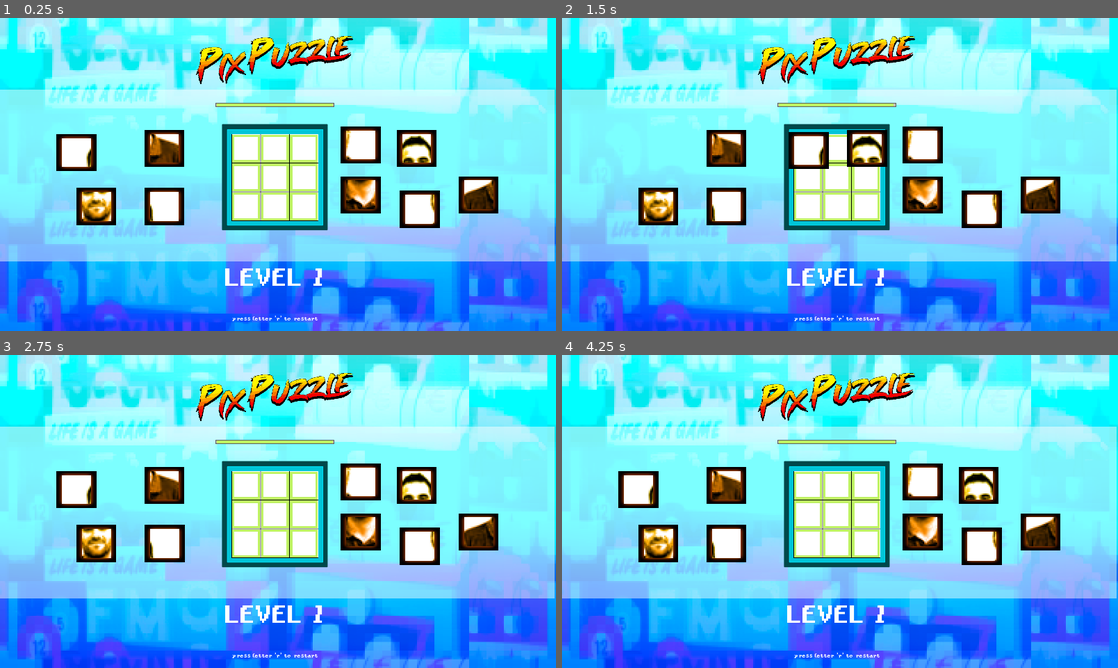
Above: before the commit, frames 1-4 (two rows, left to right).
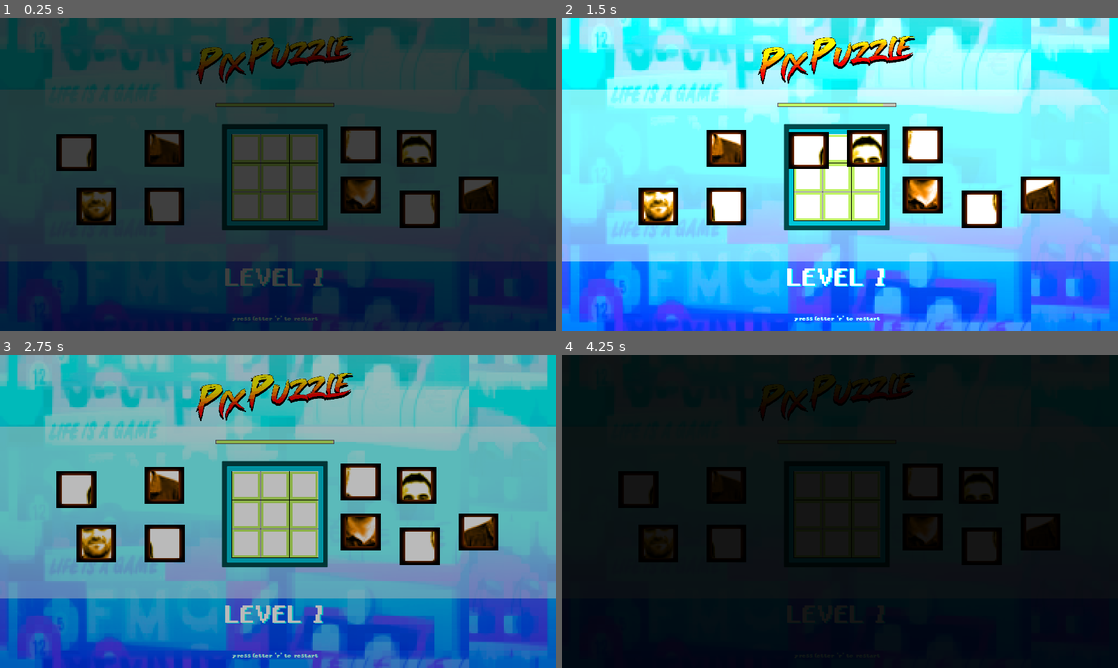
Above: after the commit, the same moments.

Repository: RuiMartinsFABAMAQ/PixPuzzle
Game: Godot game, scene res://scenes/level1.tscn
Same seed, same stepped clock (60 frames per second), same inputs: the game is played once before the commit and once after it. Before the commit the project starts from res://scenes/Root.tscn.
Inputs (mouse positions are in pixels of both pictures, inside the frame that each line leads up to):
- Up to frame 1 (0.25 s): no input
- Up to frame 2 (1.5 s): move the mouse to (639, 152) at 0.52 s; press the mouse at (639, 152) at 0.53 s; tap Enter at 1.25 s; move the mouse to (979, 149) at 1.27 s; release the mouse at (979, 149) at 1.28 s; click (979, 149) at 1.35 s
- Up to frame 3 (2.75 s): tap R (reset) at 2 s; move the mouse to (166, 542) at 2.02 s; press the mouse at (166, 542) at 2.03 s
- Up to frame 4 (4.25 s): move the mouse to (984, 545) at 2.77 s; release the mouse at (984, 545) at 2.78 s; click (984, 545) at 2.85 s; tap R (reset) at 3.5, 4.15 s; move the mouse to (656, 542) at 3.52 s; press the mouse at (656, 542) at 3.53 s

The runs differ from the first frame. In frame 1, 97% of the frame differs, in the area x 0-100%, y 0-100%; in frame 2, 0.4%; in frame 3, 94%; in frame 4, 97%.

Commit message:
game_v1

Diff:
--- a/project.godot
+++ b/project.godot
@@ -11,7 +11,7 @@
 [application]
 
 config/name="Pix Puzzle"
-run/main_scene="res://scenes/Root.tscn"
+run/main_scene="res://scenes/level1.tscn"
 config/icon="res://icon.png"
 
 [display]
--- a/scenes/Emptycell.tscn
+++ b/scenes/Emptycell.tscn
@@ -1,7 +1,7 @@
 [gd_scene load_steps=3 format=2]
 
 [ext_resource path="res://assets/graphics/cell.png" type="Texture" id=1]
-[ext_resource path="res://scenes/Emptycell.gd" type="Script" id=2]
+[ext_resource path="res://scripts/Emptycell.gd" type="Script" id=2]
 
 [node name="spot" type="Position2D" groups=["zone"]]
 script = ExtResource( 2 )
--- a/scenes/Root.gd
+++ /dev/null
@@ -1,7 +0,0 @@
-extends Node2D
-
-var currentPiece = null
-
-func _unhandled_input(event):
-	if event.is_action_pressed("reset"):
-		get_tree().reload_current_scene()
--- a/scenes/Root.tscn
+++ /dev/null
@@ -1,178 +0,0 @@
-[gd_scene load_steps=12 format=2]
-
-[ext_resource path="res://scenes/background.tscn" type="PackedScene" id=1]
-[ext_resource path="res://scenes/header_title.tscn" type="PackedScene" id=2]
-[ext_resource path="res://scenes/Time_bar.tscn" type="PackedScene" id=3]
-[ext_resource path="res://scenes/Emptycell.tscn" type="PackedScene" id=4]
-[ext_resource path="res://scenes/GridArea.tscn" type="PackedScene" id=5]
-[ext_resource path="res://scenes/cell.tscn" type="PackedScene" id=6]
-[ext_resource path="res://assets/graphics/fonts/yoster-island.regular_2.ttf" type="DynamicFontData" id=7]
-[ext_resource path="res://scenes/Root.gd" type="Script" id=8]
-
-[sub_resource type="DynamicFont" id=1]
-size = 90
-font_data = ExtResource( 7 )
-
-[sub_resource type="DynamicFont" id=2]
-size = 20
-font_data = ExtResource( 7 )
-
-[sub_resource type="RectangleShape2D" id=3]
-extents = Vector2( 181.5, 181.5 )
-
-[node name="Root" type="Node2D"]
-script = ExtResource( 8 )
-
-[node name="background" parent="." instance=ExtResource( 1 )]
-
-[node name="main_title" parent="background" instance=ExtResource( 2 )]
-position = Vector2( 959, 168 )
-centered = true
-
-[node name="GridArea" parent="background" instance=ExtResource( 5 )]
-position = Vector2( 785, 385 )
-scale = Vector2( 1.1, 1.1 )
-
-[node name="Time_bar" parent="background" instance=ExtResource( 3 )]
-position = Vector2( 750, 300 )
-
-[node name="Ui" type="Control" parent="background"]
-margin_left = 750.0
-margin_top = 850.0
-margin_right = 790.0
-margin_bottom = 890.0
-mouse_filter = 1
-__meta__ = {
-"_edit_use_anchors_": false
-}
-
-[node name="Level" type="Label" parent="background/Ui"]
-margin_right = 400.0
-margin_bottom = 90.0
-custom_fonts/font = SubResource( 1 )
-text = "LEVEL 1"
-align = 1
-valign = 1
-__meta__ = {
-"_edit_use_anchors_": false
-}
-
-[node name="Label" type="Label" parent="background/Ui"]
-margin_left = 52.0
-margin_top = 176.0
-margin_right = 362.0
-margin_bottom = 197.0
-custom_fonts/font = SubResource( 2 )
-text = "press letter 'r' to restart"
-__meta__ = {
-"_edit_use_anchors_": false
-}
-
-[node name="dropzone" type="Area2D" parent="."]
-position = Vector2( 40, -267 )
-
-[node name="CollisionShape2D" type="CollisionShape2D" parent="dropzone"]
-position = Vector2( 908.5, 815.5 )
-shape = SubResource( 3 )
-
-[node name="Empty_cells" type="Node2D" parent="dropzone"]
-position = Vector2( -40, 267 )
-
-[node name="Emptycell" parent="dropzone/Empty_cells" instance=ExtResource( 4 )]
-position = Vector2( 850, 450 )
-
-[node name="Emptycell2" parent="dropzone/Empty_cells" instance=ExtResource( 4 )]
-position = Vector2( 950, 450 )
-
-[node name="Emptycell3" parent="dropzone/Empty_cells" instance=ExtResource( 4 )]
-position = Vector2( 1050, 450 )
-
-[node name="Emptycell4" parent="dropzone/Empty_cells" instance=ExtResource( 4 )]
-position = Vector2( 850, 550 )
-
-[node name="Emptycell5" parent="dropzone/Empty_cells" instance=ExtResource( 4 )]
-position = Vector2( 950, 550 )
-
-[node name="Emptycell6" parent="dropzone/Empty_cells" instance=ExtResource( 4 )]
-position = Vector2( 1050, 550 )
-
-[node name="Emptycell7" parent="dropzone/Empty_cells" instance=ExtResource( 4 )]
-position = Vector2( 850, 650 )
-
-[node name="Emptycell8" parent="dropzone/Empty_cells" instance=ExtResource( 4 )]
-position = Vector2( 850, 650 )
-
-[node name="Emptycell9" parent="dropzone/Empty_cells" instance=ExtResource( 4 )]
-position = Vector2( 950, 650 )
-
-[node name="Emptycell10" parent="dropzone/Empty_cells" instance=ExtResource( 4 )]
-position = Vector2( 1050, 650 )
-
-[node name="Cells_pic" type="Node2D" parent="."]
-
-[node name="cell" parent="Cells_pic" groups=["cells"] instance=ExtResource( 6 )]
-position = Vector2( 264, 464 )
-
-[node name="cell2" parent="Cells_pic" groups=["cells"] instance=ExtResource( 6 )]
-position = Vector2( 1439, 450 )
-
-[node name="Sprite" parent="Cells_pic/cell2" index="2"]
-region_rect = Rect2( 100, 0, 100, 100 )
-
-[node name="cell3" parent="Cells_pic" groups=["cells"] instance=ExtResource( 6 )]
-position = Vector2( 568, 650 )
-
-[node name="Sprite" parent="Cells_pic/cell3" index="2"]
-region_rect = Rect2( 200, 0, 100, 100 )
-
-[node name="cell4" parent="Cells_pic" groups=["cells"] instance=ExtResource( 6 )]
-position = Vector2( 1450, 660 )
-
-[node name="Sprite" parent="Cells_pic/cell4" index="2"]
-region_rect = Rect2( 0, 100, 100, 100 )
-
-[node name="cell5" parent="Cells_pic" groups=["cells"] instance=ExtResource( 6 )]
-position = Vector2( 333, 650 )
-
-[node name="Sprite" parent="Cells_pic/cell5" index="2"]
-region_rect = Rect2( 100, 100, 100, 100 )
-
-[node name="cell6" parent="Cells_pic" groups=["cells"] instance=ExtResource( 6 )]
-position = Vector2( 1246, 438 )
-
-[node name="Sprite" parent="Cells_pic/cell6" index="2"]
-region_rect = Rect2( 200, 100, 100, 100 )
-
-[node name="cell7" parent="Cells_pic" groups=["cells"] instance=ExtResource( 6 )]
-position = Vector2( 1653, 610 )
-
-[node name="Sprite" parent="Cells_pic/cell7" index="2"]
-region_rect = Rect2( 0, 200, 100, 100 )
-
-[node name="cell8" parent="Cells_pic" groups=["cells"] instance=ExtResource( 6 )]
-position = Vector2( 1246, 610 )
-
-[node name="Sprite" parent="Cells_pic/cell8" index="2"]
-region_rect = Rect2( 100, 200, 100, 100 )
-
-[node name="cell9" parent="Cells_pic" groups=["cells"] instance=ExtResource( 6 )]
-position = Vector2( 568, 450 )
-
-[node name="Sprite" parent="Cells_pic/cell9" index="2"]
-region_rect = Rect2( 200, 200, 100, 100 )
-
-[node name="Camera2D" type="Camera2D" parent="."]
-anchor_mode = 0
-current = true
-
-[connection signal="area_shape_entered" from="dropzone" to="Cells_pic/cell" method="_on_dropzone_area_shape_entered"]
-[connection signal="area_shape_exited" from="dropzone" to="Cells_pic/cell" method="_on_dropzone_area_shape_exited"]
-
-[editable path="Cells_pic/cell2"]
-[editable path="Cells_pic/cell3"]
-[editable path="Cells_pic/cell4"]
-[editable path="Cells_pic/cell5"]
-[editable path="Cells_pic/cell6"]
-[editable path="Cells_pic/cell7"]
-[editable path="Cells_pic/cell8"]
-[editable path="Cells_pic/cell9"]
--- a/scenes/Time_bar.tscn
+++ b/scenes/Time_bar.tscn
@@ -1,8 +1,10 @@
-[gd_scene load_steps=2 format=2]
+[gd_scene load_steps=3 format=2]
 
 [ext_resource path="res://scripts/TimeBar.gd" type="Script" id=1]
+[ext_resource path="res://scripts/Time_bar.gd" type="Script" id=2]
 
 [node name="Time_bar" type="Node2D"]
+script = ExtResource( 2 )
 
 [node name="Line2D2" type="Line2D" parent="."]
 position = Vector2( -5, 0 )
@@ -25,4 +27,5 @@
 [node name="Timer" type="Timer" parent="."]
 autostart = true
 
+[connection signal="time_out" from="TimeBar" to="." method="_on_TimeBar_time_out"]
 [connection signal="timeout" from="Timer" to="TimeBar" method="_on_Timer_timeout"]
--- /dev/null
+++ b/scenes/animations/scenesfade_in.tres
@@ -0,0 +1,16 @@
+[gd_resource type="Animation" format=2]
+
+[resource]
+resource_name = "fade_in"
+tracks/0/type = "value"
+tracks/0/path = NodePath("overlay/ColorRect:color")
+tracks/0/interp = 1
+tracks/0/loop_wrap = false
+tracks/0/imported = false
+tracks/0/enabled = true
+tracks/0/keys = {
+"times": PoolRealArray( 0, 1 ),
+"transitions": PoolRealArray( 1, 1 ),
+"update": 0,
+"values": [ Color( 0, 0, 0, 0 ), Color( 0, 0, 0, 1 ) ]
+}
--- a/scenes/background.tscn
+++ b/scenes/background.tscn
@@ -8,17 +8,7 @@
 texture = ExtResource( 1 )
 centered = false
 
-[node name="ColorRect" type="ColorRect" parent="."]
-visible = false
-margin_top = 234.0
-margin_right = 1920.0
-margin_bottom = 817.0
-color = Color( 0.835294, 0.101961, 0.101961, 1 )
-__meta__ = {
-"_edit_use_anchors_": false
-}
-
 [node name="Polygon2D" type="Polygon2D" parent="."]
-position = Vector2( 808, 128 )
+position = Vector2( 812, 128 )
 color = Color( 1, 1, 1, 0.490196 )
-polygon = PoolVector2Array( -812, 120, 1108, 120, 1108, 712, -812, 712 )
+polygon = PoolVector2Array( -812, 120, 1108, 120, 1108, 712, -812, 712, -812, 416 )
--- a/scenes/cell.tscn
+++ b/scenes/cell.tscn
@@ -1,9 +1,10 @@
-[gd_scene load_steps=7 format=2]
+[gd_scene load_steps=8 format=2]
 
 [ext_resource path="res://assets/graphics/pictures/Bruno.png" type="Texture" id=1]
 [ext_resource path="res://scripts/cell.gd" type="Script" id=2]
 [ext_resource path="res://scenes/glow.tscn" type="PackedScene" id=3]
 [ext_resource path="res://scenes/animations/glow.tres" type="Animation" id=4]
+[ext_resource path="res://assets/audio/bt_click.mp3" type="AudioStream" id=5]
 
 [sub_resource type="Animation" id=2]
 length = 0.001
@@ -42,6 +43,9 @@
 [node name="CollisionShape2D" type="CollisionShape2D" parent="."]
 shape = SubResource( 1 )
 
+[node name="bt_click" type="AudioStreamPlayer" parent="."]
+stream = ExtResource( 5 )
+
 [connection signal="input_event" from="." to="." method="_on_cell_input_event"]
 [connection signal="mouse_entered" from="." to="." method="_on_cell_mouse_entered"]
 [connection signal="mouse_exited" from="." to="." method="_on_cell_mouse_exited"]
--- /dev/null
+++ b/scenes/gameover_scene.tscn
@@ -0,0 +1,171 @@
+[gd_scene load_steps=12 format=2]
+
+[ext_resource path="res://assets/graphics/fonts/yoster-island.regular.ttf" type="DynamicFontData" id=1]
+[ext_resource path="res://assets/graphics/bg.png" type="Texture" id=2]
+[ext_resource path="res://scripts/gameover_scene.gd" type="Script" id=3]
+[ext_resource path="res://scenes/animations/scenesfade_in.tres" type="Animation" id=4]
+
+[sub_resource type="DynamicFont" id=1]
+size = 158
+outline_size = 2
+outline_color = Color( 0, 1, 0.976471, 1 )
+font_data = ExtResource( 1 )
+
+[sub_resource type="DynamicFont" id=3]
+size = 36
+outline_size = 1
+outline_color = Color( 0, 0.976471, 1, 1 )
+font_data = ExtResource( 1 )
+
+[sub_resource type="StyleBoxFlat" id=2]
+bg_color = Color( 0.368627, 0, 1, 1 )
+
+[sub_resource type="StyleBoxFlat" id=4]
+bg_color = Color( 0, 0, 0, 1 )
+
+[sub_resource type="Animation" id=7]
+resource_name = "fade_in_gameover"
+tracks/0/type = "value"
+tracks/0/path = NodePath("overlay/ColorRect:color")
+tracks/0/interp = 1
+tracks/0/loop_wrap = true
+tracks/0/imported = false
+tracks/0/enabled = true
+tracks/0/keys = {
+"times": PoolRealArray( 0, 1 ),
+"transitions": PoolRealArray( 1, 1 ),
+"update": 0,
+"values": [ Color( 0, 0, 0, 0 ), Color( 0, 0, 0, 1 ) ]
+}
+
+[sub_resource type="Animation" id=6]
+resource_name = "fade_out"
+tracks/0/type = "value"
+tracks/0/path = NodePath("overlay/ColorRect:color")
+tracks/0/interp = 1
+tracks/0/loop_wrap = true
+tracks/0/imported = false
+tracks/0/enabled = true
+tracks/0/keys = {
+"times": PoolRealArray( 0, 1 ),
+"transitions": PoolRealArray( 1, 1 ),
+"update": 0,
+"values": [ Color( 0, 0, 0, 1 ), Color( 0, 0, 0, 0 ) ]
+}
+
+[sub_resource type="Animation" id=8]
+resource_name = "fade_out_gameover"
+tracks/0/type = "value"
+tracks/0/path = NodePath("overlay/ColorRect:color")
+tracks/0/interp = 1
+tracks/0/loop_wrap = true
+tracks/0/imported = false
+tracks/0/enabled = true
+tracks/0/keys = {
+"times": PoolRealArray( 0, 1 ),
+"transitions": PoolRealArray( 1, 1 ),
+"update": 0,
+"values": [ Color( 0, 0, 0, 1 ), Color( 0, 0, 0, 0 ) ]
+}
+
+[node name="gameover_scene" type="CanvasLayer"]
+script = ExtResource( 3 )
+
+[node name="overlay" type="CanvasLayer" parent="."]
+layer = 10
+
+[node name="ColorRect" type="ColorRect" parent="overlay"]
+anchor_right = 1.0
+anchor_bottom = 1.0
+mouse_filter = 2
+color = Color( 0, 0, 0, 1 )
+__meta__ = {
+"_edit_use_anchors_": true
+}
+
+[node name="CanvasLayer" type="CanvasLayer" parent="."]
+
+[node name="TextureRect2" type="TextureRect" parent="CanvasLayer"]
+modulate = Color( 0.121569, 0.121569, 0.121569, 1 )
+anchor_right = 1.0
+anchor_bottom = 1.0
+mouse_filter = 2
+texture = ExtResource( 2 )
+__meta__ = {
+"_edit_use_anchors_": false
+}
+
+[node name="TextureRect" type="TextureRect" parent="CanvasLayer"]
+self_modulate = Color( 1, 0, 0.72549, 1 )
+anchor_top = 0.5
+anchor_right = 1.0
+anchor_bottom = 0.5
+margin_top = -303.0
+margin_bottom = 303.0
+mouse_filter = 2
+texture = ExtResource( 2 )
+expand = true
+stretch_mode = 2
+flip_h = true
+flip_v = true
+__meta__ = {
+"_edit_use_anchors_": false
+}
+
+[node name="Label" type="Label" parent="CanvasLayer"]
+anchor_left = 0.5
+anchor_top = 0.5
+anchor_right = 0.5
+anchor_bottom = 0.5
+margin_left = -753.5
+margin_top = -180.5
+margin_right = 753.5
+margin_bottom = 180.5
+custom_fonts/font = SubResource( 1 )
+text = "GAME OVER GAMER!"
+__meta__ = {
+"_edit_use_anchors_": false
+}
+
+[node name="restart" type="Button" parent="CanvasLayer"]
+anchor_left = 0.5
+anchor_top = 0.5
+anchor_right = 0.5
+anchor_bottom = 0.5
+margin_left = -420.0
+margin_top = 90.0
+margin_right = -200.0
+margin_bottom = 181.0
+custom_fonts/font = SubResource( 3 )
+custom_styles/hover = SubResource( 2 )
+custom_styles/pressed = SubResource( 4 )
+text = "RESTART"
+__meta__ = {
+"_edit_use_anchors_": false
+}
+
+[node name="exit" type="Button" parent="CanvasLayer"]
+anchor_left = 0.5
+anchor_top = 0.5
+anchor_right = 0.5
+anchor_bottom = 0.5
+margin_left = 200.0
+margin_top = 90.0
+margin_right = 420.0
+margin_bottom = 181.0
+custom_fonts/font = SubResource( 3 )
+custom_styles/hover = SubResource( 2 )
+custom_styles/pressed = SubResource( 4 )
+text = "EXIT"
+__meta__ = {
+"_edit_use_anchors_": false
+}
+
+[node name="easyin2" type="AnimationPlayer" parent="."]
+anims/fade_in = ExtResource( 4 )
+anims/fade_in_gameover = SubResource( 7 )
+anims/fade_out = SubResource( 6 )
+anims/fade_out_gameover = SubResource( 8 )
+
+[connection signal="pressed" from="CanvasLayer/restart" to="." method="_on_restart_pressed"]
+[connection signal="pressed" from="CanvasLayer/exit" to="." method="_on_exit_pressed"]
--- a/scenes/glow.tscn
+++ b/scenes/glow.tscn
@@ -26,7 +26,7 @@
 
 [sub_resource type="ShaderMaterial" id=3]
 shader = SubResource( 2 )
-shader_param/intensity = 0.0
+shader_param/intensity = 5.0
 shader_param/speed = 1.0
 shader_param/n = SubResource( 5 )
 
--- /dev/null
+++ b/scenes/level1.tscn
@@ -0,0 +1,229 @@
+[gd_scene load_steps=14 format=2]
+
+[ext_resource path="res://scenes/header_title.tscn" type="PackedScene" id=1]
+[ext_resource path="res://scenes/Time_bar.tscn" type="PackedScene" id=2]
+[ext_resource path="res://assets/graphics/fonts/yoster-island.regular_2.ttf" type="DynamicFontData" id=3]
+[ext_resource path="res://scenes/background.tscn" type="PackedScene" id=4]
+[ext_resource path="res://scripts/Root.gd" type="Script" id=5]
+[ext_resource path="res://scenes/cell.tscn" type="PackedScene" id=6]
+[ext_resource path="res://scenes/Emptycell.tscn" type="PackedScene" id=7]
+[ext_resource path="res://scenes/GridArea.tscn" type="PackedScene" id=8]
+
+[sub_resource type="DynamicFont" id=1]
+size = 90
+font_data = ExtResource( 3 )
+
+[sub_resource type="DynamicFont" id=2]
+size = 20
+font_data = ExtResource( 3 )
+
+[sub_resource type="RectangleShape2D" id=3]
+extents = Vector2( 181.5, 181.5 )
+
+[sub_resource type="Animation" id=4]
+resource_name = "fade_in"
+tracks/0/type = "value"
+tracks/0/path = NodePath("overlay/ColorRect:color")
+tracks/0/interp = 1
+tracks/0/loop_wrap = true
+tracks/0/imported = false
+tracks/0/enabled = true
+tracks/0/keys = {
+"times": PoolRealArray( 0, 1 ),
+"transitions": PoolRealArray( 1, 1 ),
+"update": 0,
+"values": [ Color( 0, 0, 0, 0 ), Color( 0, 0, 0, 1 ) ]
+}
+
+[sub_resource type="Animation" id=5]
+resource_name = "fade_out"
+tracks/0/type = "value"
+tracks/0/path = NodePath("overlay/ColorRect:color")
+tracks/0/interp = 1
+tracks/0/loop_wrap = true
+tracks/0/imported = false
+tracks/0/enabled = true
+tracks/0/keys = {
+"times": PoolRealArray( 0, 1 ),
+"transitions": PoolRealArray( 1, 1 ),
+"update": 0,
+"values": [ Color( 0, 0, 0, 1 ), Color( 0, 0, 0, 0 ) ]
+}
+
+[node name="level1" type="Node2D"]
+script = ExtResource( 5 )
+
+[node name="overlay" type="CanvasLayer" parent="."]
+layer = 10
+
+[node name="ColorRect" type="ColorRect" parent="overlay"]
+anchor_right = 1.0
+anchor_bottom = 1.0
+mouse_filter = 2
+color = Color( 0, 0, 0, 1 )
+__meta__ = {
+"_edit_use_anchors_": true
+}
+
+[node name="background" parent="." instance=ExtResource( 4 )]
+
+[node name="main_title" parent="background" instance=ExtResource( 1 )]
+position = Vector2( 959, 168 )
+centered = true
+
+[node name="GridArea" parent="background" instance=ExtResource( 8 )]
+position = Vector2( 785, 385 )
+scale = Vector2( 1.1, 1.1 )
+
+[node name="Time_bar" parent="background" instance=ExtResource( 2 )]
+position = Vector2( 750, 300 )
+
+[node name="Ui" type="Control" parent="background"]
+margin_left = 750.0
+margin_top = 850.0
+margin_right = 790.0
+margin_bottom = 890.0
+mouse_filter = 1
+__meta__ = {
+"_edit_use_anchors_": false
+}
+
+[node name="Level" type="Label" parent="background/Ui"]
+margin_right = 400.0
+margin_bottom = 90.0
+custom_colors/font_color_shadow = Color( 0, 0.980392, 1, 1 )
+custom_constants/shadow_offset_x = 5
+custom_fonts/font = SubResource( 1 )
+text = "LEVEL 1"
+align = 1
+valign = 1
+__meta__ = {
+"_edit_use_anchors_": false
+}
+
+[node name="Label" type="Label" parent="background/Ui"]
+margin_left = 52.0
+margin_top = 176.0
+margin_right = 362.0
+margin_bottom = 197.0
+custom_colors/font_color_shadow = Color( 0, 0.980392, 1, 1 )
+custom_constants/shadow_offset_x = 1
+custom_fonts/font = SubResource( 2 )
+text = "press letter 'r' to restart"
+__meta__ = {
+"_edit_use_anchors_": false
+}
+
+[node name="dropzone" type="Area2D" parent="."]
+position = Vector2( 40, -267 )
+
+[node name="CollisionShape2D" type="CollisionShape2D" parent="dropzone"]
+position = Vector2( 908.5, 815.5 )
+shape = SubResource( 3 )
+
+[node name="Empty_cells" type="Node2D" parent="dropzone"]
+position = Vector2( -40, 267 )
+
+[node name="Emptycell" parent="dropzone/Empty_cells" instance=ExtResource( 7 )]
+position = Vector2( 850, 450 )
+
+[node name="Emptycell2" parent="dropzone/Empty_cells" instance=ExtResource( 7 )]
+position = Vector2( 950, 450 )
+
+[node name="Emptycell3" parent="dropzone/Empty_cells" instance=ExtResource( 7 )]
+position = Vector2( 1050, 450 )
+
+[node name="Emptycell4" parent="dropzone/Empty_cells" instance=ExtResource( 7 )]
+position = Vector2( 850, 550 )
+
+[node name="Emptycell5" parent="dropzone/Empty_cells" instance=ExtResource( 7 )]
+position = Vector2( 950, 550 )
+
+[node name="Emptycell6" parent="dropzone/Empty_cells" instance=ExtResource( 7 )]
+position = Vector2( 1050, 550 )
+
+[node name="Emptycell7" parent="dropzone/Empty_cells" instance=ExtResource( 7 )]
+position = Vector2( 850, 650 )
+
+[node name="Emptycell8" parent="dropzone/Empty_cells" instance=ExtResource( 7 )]
+position = Vector2( 850, 650 )
+
+[node name="Emptycell9" parent="dropzone/Empty_cells" instance=ExtResource( 7 )]
+position = Vector2( 950, 650 )
+
+[node name="Emptycell10" parent="dropzone/Empty_cells" instance=ExtResource( 7 )]
+position = Vector2( 1050, 650 )
+
+[node name="Cells_pic" type="Node2D" parent="."]
+
+[node name="cell" parent="Cells_pic" instance=ExtResource( 6 )]
+position = Vector2( 264, 464 )
+
+[node name="cell2" parent="Cells_pic" instance=ExtResource( 6 )]
+position = Vector2( 1439, 450 )
+
+[node name="Sprite" parent="Cells_pic/cell2" index="2"]
+region_rect = Rect2( 100, 0, 100, 100 )
+
+[node name="cell3" parent="Cells_pic" instance=ExtResource( 6 )]
+position = Vector2( 568, 650 )
+
+[node name="Sprite" parent="Cells_pic/cell3" index="2"]
+region_rect = Rect2( 200, 0, 100, 100 )
+
+[node name="cell4" parent="Cells_pic" instance=ExtResource( 6 )]
+position = Vector2( 1450, 660 )
+
+[node name="Sprite" parent="Cells_pic/cell4" index="2"]
+region_rect = Rect2( 0, 100, 100, 100 )
+
+[node name="cell5" parent="Cells_pic" instance=ExtResource( 6 )]
+position = Vector2( 333, 650 )
+
+[node name="Sprite" parent="Cells_pic/cell5" index="2"]
+region_rect = Rect2( 100, 100, 100, 100 )
+
+[node name="cell6" parent="Cells_pic" instance=ExtResource( 6 )]
+position = Vector2( 1246, 438 )
+
+[node name="Sprite" parent="Cells_pic/cell6" index="2"]
+region_rect = Rect2( 200, 100, 100, 100 )
+
+[node name="cell7" parent="Cells_pic" instance=ExtResource( 6 )]
+position = Vector2( 1653, 610 )
+
+[node name="Sprite" parent="Cells_pic/cell7" index="2"]
+region_rect = Rect2( 0, 200, 100, 100 )
+
+[node name="cell8" parent="Cells_pic" instance=ExtResource( 6 )]
+position = Vector2( 1246, 610 )
+
+[node name="Sprite" parent="Cells_pic/cell8" index="2"]
+region_rect = Rect2( 100, 200, 100, 100 )
+
+[node name="cell9" parent="Cells_pic" instance=ExtResource( 6 )]
+position = Vector2( 568, 450 )
+
+[node name="Sprite" parent="Cells_pic/cell9" index="2"]
+region_rect = Rect2( 200, 200, 100, 100 )
+
+[node name="Camera2D" type="Camera2D" parent="."]
+anchor_mode = 0
+current = true
+
+[node name="easyin" type="AnimationPlayer" parent="."]
+anims/fade_in = SubResource( 4 )
+anims/fade_out = SubResource( 5 )
+
+[connection signal="area_shape_entered" from="dropzone" to="Cells_pic/cell" method="_on_dropzone_area_shape_entered"]
+[connection signal="area_shape_exited" from="dropzone" to="Cells_pic/cell" method="_on_dropzone_area_shape_exited"]
+
+[editable path="background/Time_bar"]
+[editable path="Cells_pic/cell2"]
+[editable path="Cells_pic/cell3"]
+[editable path="Cells_pic/cell4"]
+[editable path="Cells_pic/cell5"]
+[editable path="Cells_pic/cell6"]
+[editable path="Cells_pic/cell7"]
+[editable path="Cells_pic/cell8"]
+[editable path="Cells_pic/cell9"]
--- a/scenes/Emptycell.gd
+++ b/scripts/Emptycell.gd
@@ -8,6 +8,5 @@
 	for child in get_tree().get_nodes_in_group("zone"):
 		child.deselect()
 
-
 func deselect():
 	modulate = Color.white
--- /dev/null
+++ b/scripts/Root.gd
@@ -0,0 +1,18 @@
+extends Node2D
+
+var currentPiece = null
+var game_over = false
+
+func _unhandled_input(event):
+	if event.is_action_pressed("reset"):
+		get_tree().reload_current_scene()
+
+func _ready():
+	$easyin.play("fade_out")
+	var timeout = get_tree().get_root().find_node("Time_bar", true, false)
+	timeout.connect("game_over",self, "game_over")
+
+func game_over():
+	$easyin.play("fade_in")
+	yield(get_tree().create_timer(1.2), "timeout")
+	get_tree().change_scene("res://scenes/gameover_scene.tscn")
--- a/scripts/TimeBar.gd
+++ b/scripts/TimeBar.gd
@@ -1,15 +1,17 @@
 extends Line2D
 
-signal time_out;
+signal time_out
 
 func _decrease():
-	points[1].x -= 5;
+		points[1].x -= 40.0;
 
 func no_more_time():
-	return points[1].x ==  0;
+	return points[1].x <=  0.0;
 
 func _on_Timer_timeout():
-	if no_more_time():
-		emit_signal("time_out");
+	if points[1].x > 0.0:
+		_decrease()
+		if no_more_time():
+			emit_signal("time_out")
+	else:
 		return
-	_decrease();
--- /dev/null
+++ b/scripts/Time_bar.gd
@@ -0,0 +1,10 @@
+extends Node2D
+
+signal game_over;
+
+func _ready():
+	var time_out = get_tree().get_root().find_node("TimeBar", true, false)
+	time_out.connect("time_out", self, "_time_out")
+
+func _time_out():
+	emit_signal("game_over")
--- a/scripts/cell.gd
+++ b/scripts/cell.gd
@@ -8,6 +8,7 @@
 
 var rest_point
 var rest_nodes = []
+var cells = []
 var drop = false
 
 func _ready():
@@ -16,6 +17,7 @@
 	shader_mat.set_shader_param("intensity", 0)
 	$glow.material = mat
 	rest_nodes = get_tree().get_nodes_in_group("zone")
+	cells = get_tree().get_nodes_in_group("cell")
 	rest_point = rest_nodes[0].position
 	rest_nodes[0].select()
 
@@ -39,6 +41,7 @@
 func _on_cell_input_event(viewport, event, shape_idx):
 	if Input.is_action_just_pressed("click"):
 		currentPiece = self
+		$bt_click.play()
 	if selected and currentPiece == self:
 		if Input.is_action_pressed("click"):
 			moving = true
--- /dev/null
+++ b/scripts/gameover_scene.gd
@@ -0,0 +1,13 @@
+extends CanvasLayer
+
+func _ready():
+	$easyin2.play("fade_out")
+	pass
+
+func _on_exit_pressed():
+	get_tree().quit()
+
+func _on_restart_pressed():
+	$easyin2.play("fade_in")
+	yield(get_tree().create_timer(1.2), "timeout")
+	get_tree().change_scene("res://scenes/level1.tscn")
Not shown, added: assets/audio/bt_click.mp3.import
Not shown, removed: assets/audio/bt_click.wav.import
Not shown, added: assets/audio/.DS_Store
Not shown, added: assets/audio/bt_click.mp3
Not shown, removed: assets/audio/bt_click.wav
